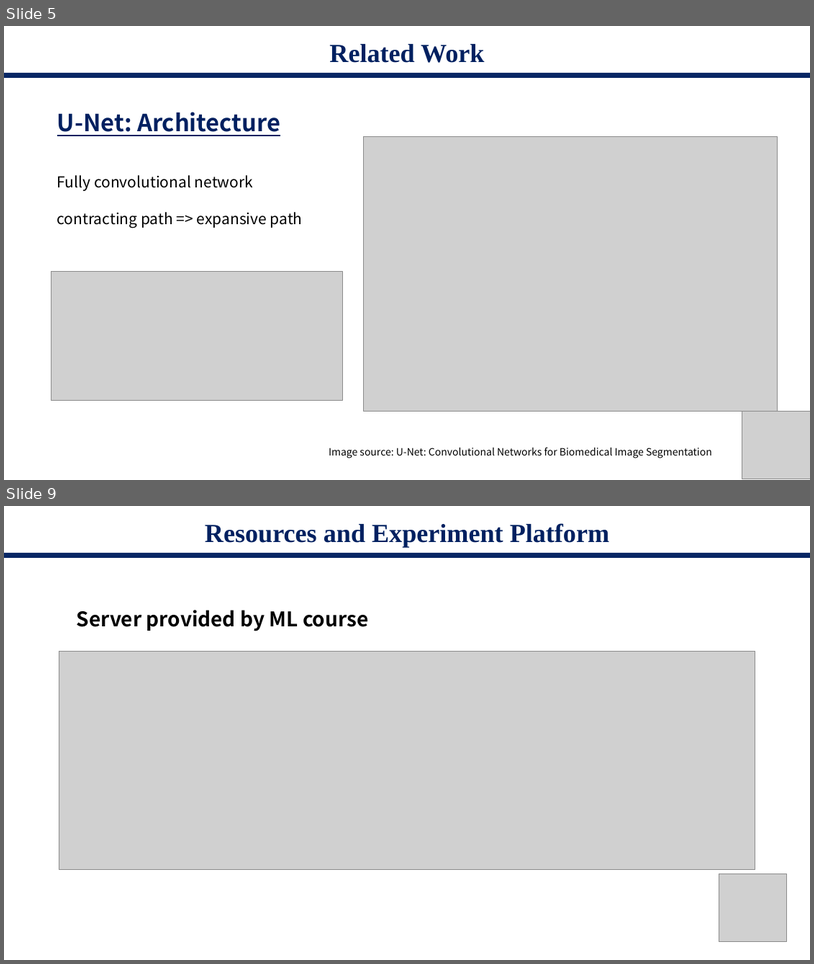
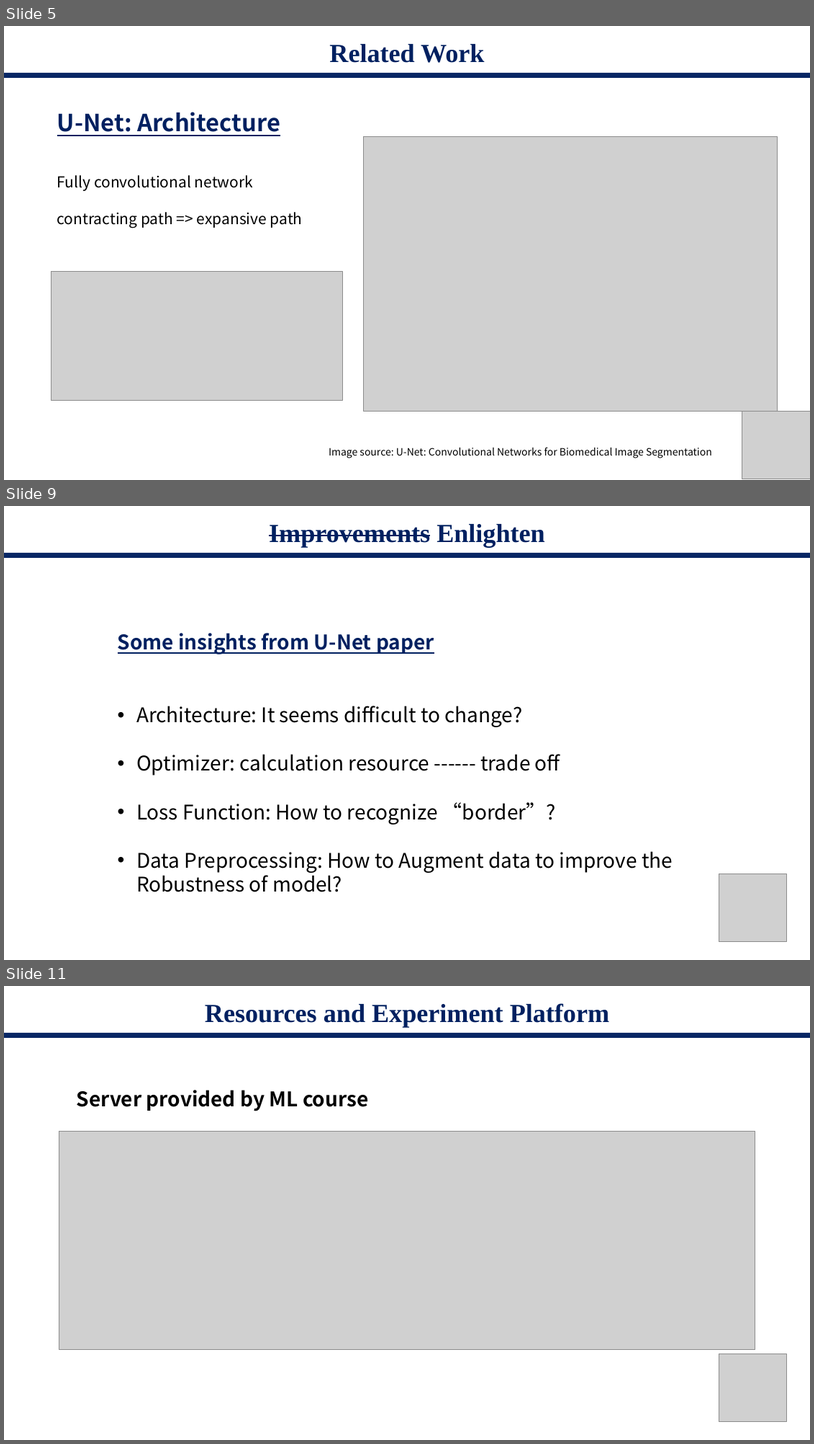
Before and after one commit to starga2er777/CS405_Project_SUSTech, a slide deck: proposal.pptx. Shown one above the other, each under a label of ours: slides 5 and 9 before the commit, slides 5, 9 and 11 after it; the slides between them are not shown. The pictures are 814x964 and 814x1444 pixels, drawn with LibreOffice and Linux fonts; fonts in the diff are those of the drawing; grey boxes stand for pictures. Boxes give left, top, right and bottom in pixels: in the first picture for what was removed or moved away, otherwise in the second. Text is boxed around its words. In the diff, an @@ line names an element or a change of style, - is before the commit and + after.

```diff
--- a/proposal.pptx
+++ b/proposal.pptx
@@ slide 9 added at box(4, 506, 810, 960), background #FFFFFF @@
@@ title added at box(269, 524, 545, 547), 31 pt, text #002060, bold, strikethrough @@
+Improvements Enlighten
@@ rectangle added at box(4, 553, 810, 557), fill #002060 at 97% opacity @@
@@ text added at box(118, 633, 673, 892), 24 pt, text #000000 @@
+Some insights from U-Net paper
+• Architecture: It seems difficult to change?
+• Optimizer: calculation resource ------ trade off
+• Loss Function: How to recognize “border”?
+• Data Preprocessing: How to Augment data to improve the Robustness of model?
@@ picture added at box(719, 874, 787, 942) @@
@@ what was slide 9 is now slide 11 @@
```
Also in this commit, not shown: 2 slides changed, 2 other slides added, 1 slide removed, 1 other file.
